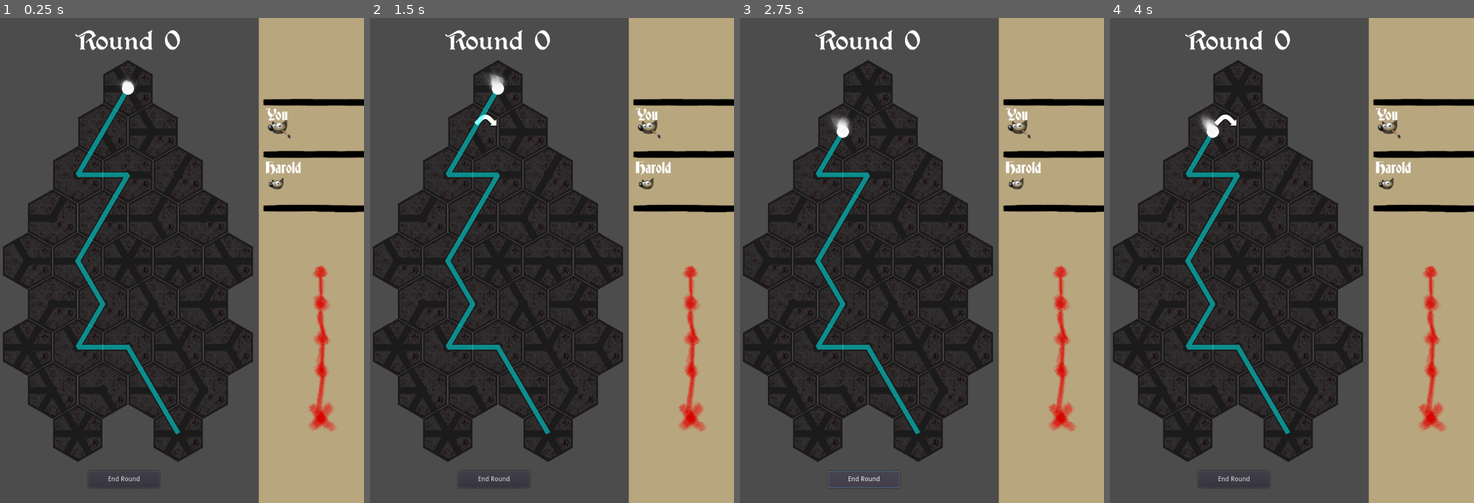
Above: before the commit, frames 1-4 (left to right).
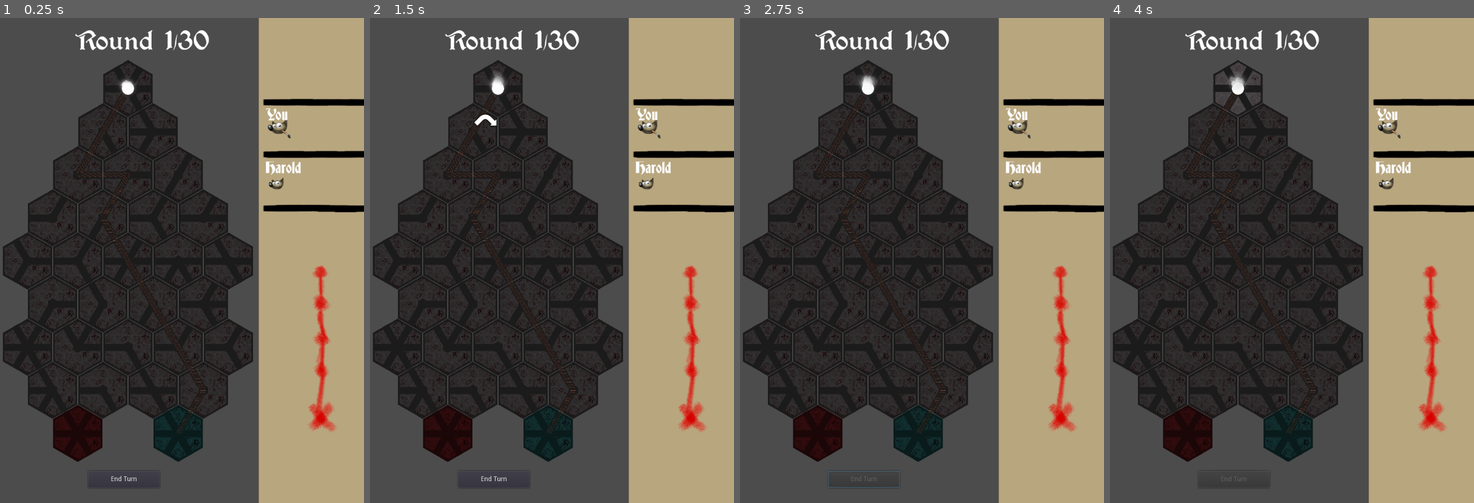
Above: after the commit, the same moments.

Repository: ollie-d/soul_weaver_LD53
Game: Godot game, scene res://Scenes/Levels/BaseLevel.tscn
Two runs of this game, one before a commit and one after it. Both use one fixed random seed, a clock stepped at 60 frames per second and the inputs below.
Inputs (mouse positions are in pixels of both pictures, inside the frame that each line leads up to):
- Up to frame 1 (0.25 s): no input
- Up to frame 2 (1.5 s): click (461, 129) at 0.52 s; click (486, 129) at 1.27 s
- Up to frame 3 (2.75 s): click "End Round" (after the commit: "End Turn") at 2 s
- Up to frame 4 (4 s): click (1201, 129) at 2.77 s; click (1226, 129) at 3.52 s

The runs differ from the first frame. In frame 1, 2.8% of the frame differs, in the area x 15-58%, y 2-96%; in frame 2, 2.9%; in frame 3, 3.0%; in frame 4, 3.4%.

Commit message:
Harold AI done
Okay we have one puzzle! That's progress I think.

Diff:
--- a/Godot/Scenes/Globals/globals.gd
+++ b/Godot/Scenes/Globals/globals.gd
@@ -6,7 +6,8 @@
 onready var enemy_rotations_remaining = max_enemy_rotations
 onready var player_rotations_remaining = max_player_rotations
 onready var turn := "Player"
-
+onready var max_rounds := 30
+onready var current_round := 1
 # Called when the node enters the scene tree for the first time.
 func _ready():
 	pass # Replace with function body.
--- a/Godot/Scenes/Levels/BaseLevel.tscn
+++ b/Godot/Scenes/Levels/BaseLevel.tscn
@@ -10,6 +10,7 @@
 [ext_resource path="res://Assets/Fonts/Deutsch.ttf" type="DynamicFontData" id=8]
 [ext_resource path="res://Assets/Fonts/RobotoSlab-VariableFont_wght.ttf" type="DynamicFontData" id=9]
 [ext_resource path="res://Scenes/Levels/Level01.gd" type="Script" id=10]
+[ext_resource path="res://Assets/Sprites/line_tex.png" type="Texture" id=11]
 
 [sub_resource type="DynamicFont" id=1]
 size = 64
@@ -23,6 +24,9 @@
 size = 18
 font_data = ExtResource( 9 )
 
+[sub_resource type="CanvasItemMaterial" id=4]
+blend_mode = 1
+
 [node name="Level" type="Node2D"]
 script = ExtResource( 10 )
 
@@ -93,7 +97,7 @@
 
 [node name="R3_01" parent="Board" instance=ExtResource( 2 )]
 position = Vector2( 460, 390 )
-path_150 = false
+path_90 = false
 path_270 = false
 path_330 = false
 tile_type = "Neutral"
@@ -284,12 +288,14 @@
 can_rotate = true
 
 [node name="Enemy_Win" parent="Board" instance=ExtResource( 2 )]
+modulate = Color( 1, 0.266667, 0.294118, 1 )
 position = Vector2( 407, 845 )
 tile_type = "Enemy_End"
 layer = 8
 astar_weight = 0.0
 
 [node name="Player_Win" parent="Board" instance=ExtResource( 2 )]
+modulate = Color( 0.364706, 1, 1, 1 )
 position = Vector2( 619, 845 )
 tile_type = "Player_End"
 layer = 8
@@ -304,7 +310,7 @@
 margin_top = 924.0
 margin_right = 580.0
 margin_bottom = 960.0
-text = "End Round"
+text = "End Turn"
 
 [node name="Label" type="Label" parent="."]
 anchor_left = 0.5
@@ -364,9 +370,18 @@
 one_shot = true
 
 [node name="Line2D" type="Line2D" parent="."]
+modulate = Color( 1, 1, 1, 0.403922 )
+material = SubResource( 4 )
 position = Vector2( 104, 50 )
+points = PoolVector2Array( 5, 11, -22, 32, -24, 51 )
 default_color = Color( 1, 1, 1, 1 )
-
-[connection signal="next_round" from="Board" to="." method="_on_Board_next_round"]
+texture = ExtResource( 11 )
+texture_mode = 1
+
+[node name="TurnTimer" type="Timer" parent="."]
+one_shot = true
+
+[connection signal="next_round" from="." to="Board" method="_on_Level_next_round"]
+[connection signal="next_turn" from="Board" to="." method="_on_Board_next_turn"]
 [connection signal="pressed" from="Board/Button" to="Board" method="_on_Button_pressed"]
 [connection signal="timeout" from="Timer" to="." method="_on_Timer_timeout"]
--- a/Godot/Scenes/Levels/Level01.gd
+++ b/Godot/Scenes/Levels/Level01.gd
@@ -1,7 +1,10 @@
 extends Node2D
 
 # Called when the node enters the scene tree for the first time.
-var line_offset = Vector2(-104, -50)
+onready var line_offset = $Line2D.position#Vector2(-104, -50)
+onready var rng = RandomNumberGenerator.new()
+
+signal next_round
 
 func _ready():
 	# Make sure soul is at the top
@@ -11,6 +14,67 @@
 		if ("_" in id) or ("Start" in id):
 			child.connect("rotated", self, "track_rotations")
 
+	globals.current_round = 0
+	globals.turn = "Player"
+	next_round()
+	$Timer.start()
+
+
+func _physics_process(delta):
+	pass
+
+func enemy_turn():
+	if globals.turn == "Enemy":
+		# This is the enemy's AI
+
+		# Harold will pick a random tile and rotate it then end his turn
+		for turn in range(globals.max_enemy_rotations):
+			print(turn)
+			var hexes = []
+			for child in $Board.get_children():
+				var id = child.get_name()
+				if ("_" in id) or ("Start" in id):
+					hexes.append(child)
+			var hex = hexes[rng.randi_range(0, len(hexes))]
+			var direction = "left"
+			if rng.randi_range(0, 1) == 1:
+				direction = "right"
+
+			# Wait some random amount of time
+			$TurnTimer.wait_time = rng.randf_range(0.5, 1.5)
+			$TurnTimer.start()
+			yield($TurnTimer, "timeout")
+			if direction == "left":
+				hex.rotate_left(true)
+			elif direction == "right":
+				hex.rotate_right(true)
+			else:
+				pass # do nothing
+			$Timer.start()
+
+		$TurnTimer.wait_time = 1.5
+		$TurnTimer.start()
+		yield($TurnTimer, "timeout")
+		finish_turn()
+
+
+func next_round():
+	globals.current_round += 1
+	var text = "Round {round}/{max}"
+	$Label.text = text.format({"round":globals.current_round, "max":globals.max_rounds})
+	globals.turn = "Player"
+
+func finish_turn():
+	# Check what player can do based on turn
+	if globals.turn == "Player":
+		globals.turn = "Enemy"
+		$Board/Button.disabled = true
+		enemy_turn()
+	elif globals.turn == "Enemy":
+		globals.turn = "Player"
+		$Board/Button.disabled = false
+		next_round()
+		emit_signal("next_round")
 	$Timer.start()
 
 
@@ -40,17 +104,21 @@
 	$Line2D.clear_points()
 
 	if path_type == "Normal":
-		$Line2D.modulate = Color(1.0, 1.0, 1.0, 0.5)
+		pass
+		#$Line2D.modulate = Color(1.0, 1.0, 1.0, 0.5)
 	elif path_type == "Enemy":
-		$Line2D.modulate = Color(1.0, 0.0, 0.0, 0.5)
+		pass
+		#$Line2D.modulate = Color(1.0, 0.0, 0.0, 0.5)
 	elif path_type == "Player":
-		$Line2D.modulate = Color(0.0, 1.0, 1.0, 0.5)
+		pass
+		#$Line2D.modulate = Color(0.0, 1.0, 1.0, 0.5)
 
 	# Draw a line_2D following path
 	var i = 0
 	for point in path:
-		$Line2D.add_point(self.find_node(global_astar.astar_rev_dict[point]).global_position + line_offset)
+		$Line2D.add_point(self.find_node(global_astar.astar_rev_dict[point]).global_position - line_offset)
 
 
-func _on_Board_next_round():
+func _on_Board_next_turn():
+	finish_turn()
 	$Timer.start()
--- a/Godot/Scenes/PathFinder.gd
+++ b/Godot/Scenes/PathFinder.gd
@@ -13,7 +13,7 @@
 # Declare member variables here. Examples:
 # var a = 2
 # var b = "text"
-signal next_round
+signal next_turn
 
 
 # Called when the node enters the scene tree for the first time.
@@ -125,8 +125,7 @@
 
 	return [path, path_type]
 
-
-func _on_Button_pressed():
+func next_round():
 	var path = path_find()[0]
 
 	# Move soul to the next cell (if not trapped)
@@ -147,4 +146,10 @@
 		if ("_" in id) or ("Start" in id):
 			child.clear_rotations()
 
-	emit_signal("next_round")
+
+func _on_Button_pressed():
+	emit_signal("next_turn")
+
+
+func _on_Level_next_round():
+	next_round()
--- a/Godot/Scenes/Soul.tscn
+++ b/Godot/Scenes/Soul.tscn
@@ -6,6 +6,8 @@
 
 [sub_resource type="CircleShape2D" id=1]
 radius = 32.0
+
+[sub_resource type="CanvasItemMaterial" id=3]
 
 [sub_resource type="Gradient" id=2]
 offsets = PoolRealArray( 0.0335196, 1 )
@@ -23,6 +25,9 @@
 shape = SubResource( 1 )
 
 [node name="CPUParticles2D" type="CPUParticles2D" parent="."]
+material = SubResource( 3 )
+explosiveness = 0.1
+lifetime_randomness = 0.3
 texture = ExtResource( 3 )
 direction = Vector2( 0, -1 )
 spread = 40.05
--- a/Godot/Scenes/Tile.gd
+++ b/Godot/Scenes/Tile.gd
@@ -81,14 +81,20 @@
 					is_connected = false
 
 	# Disable rotation on 6-path hexes
-	if path_30 and path_90 and path_150 and path_210 and path_270 and path_330:
-		can_rotate = false
-		$Arrow_Left.disabled = true
-		$Arrow_Right.disabled = true
-	else:
-		can_rotate = true
-		$Arrow_Left.disabled = false
-		$Arrow_Right.disabled = false
+	if not Engine.is_editor_hint():
+		if globals.turn == "Player":
+			if path_30 and path_90 and path_150 and path_210 and path_270 and path_330:
+				can_rotate = false
+				$Arrow_Left.disabled = true
+				$Arrow_Right.disabled = true
+			else:
+				can_rotate = true
+				$Arrow_Left.disabled = false
+				$Arrow_Right.disabled = false
+		elif globals.turn == "Enemy":
+			can_rotate = false
+			$Arrow_Left.disabled = true
+			$Arrow_Right.disabled = true
 
 
 func disable_enable(angle, b):
@@ -160,6 +166,11 @@
 	$Hex.rotation_degrees -= 60
 	if append:
 		last_rotations.append("left")
+	# If has been rotated, outline with shader
+	if len(last_rotations) > 1:
+		$Hex.set_texture(rotated_tex)
+	elif len(last_rotations) == 1:
+		$Hex.set_texture(normal_tex)
 
 
 func _on_Arrow_Left_pressed():
@@ -170,17 +181,17 @@
 	if globals.player_rotations_remaining > 0 or undo:
 		emit_signal("rotated", undo)
 		rotate_left(!undo)
+
+
+func rotate_right(append):
+	$Hex.rotation_degrees += 60
+	if append:
+		last_rotations.append("right")
 	# If has been rotated, outline with shader
 	if len(last_rotations) > 1:
 		$Hex.set_texture(rotated_tex)
 	elif len(last_rotations) == 1:
 		$Hex.set_texture(normal_tex)
-
-
-func rotate_right(append):
-	$Hex.rotation_degrees += 60
-	if append:
-		last_rotations.append("right")
 
 
 func _on_Arrow_Right_pressed():
@@ -191,8 +202,3 @@
 	if globals.player_rotations_remaining > 0 or undo:
 		emit_signal("rotated", undo)
 		rotate_right(!undo)
-	# If has been rotated, outline with shader
-	if len(last_rotations) > 1:
-		$Hex.set_texture(rotated_tex)
-	elif len(last_rotations) == 1:
-		$Hex.set_texture(normal_tex)
Binary file added: Godot/Assets/Sprites/line_tex.png
Not shown, added: Godot/Assets/Sprites/line_tex.png.import
Not shown: 1 places in Godot/Scenes/Levels/BaseLevel.tscn that only renumber resources
Not shown: 1 places in Godot/Scenes/Soul.tscn that only renumber resources
